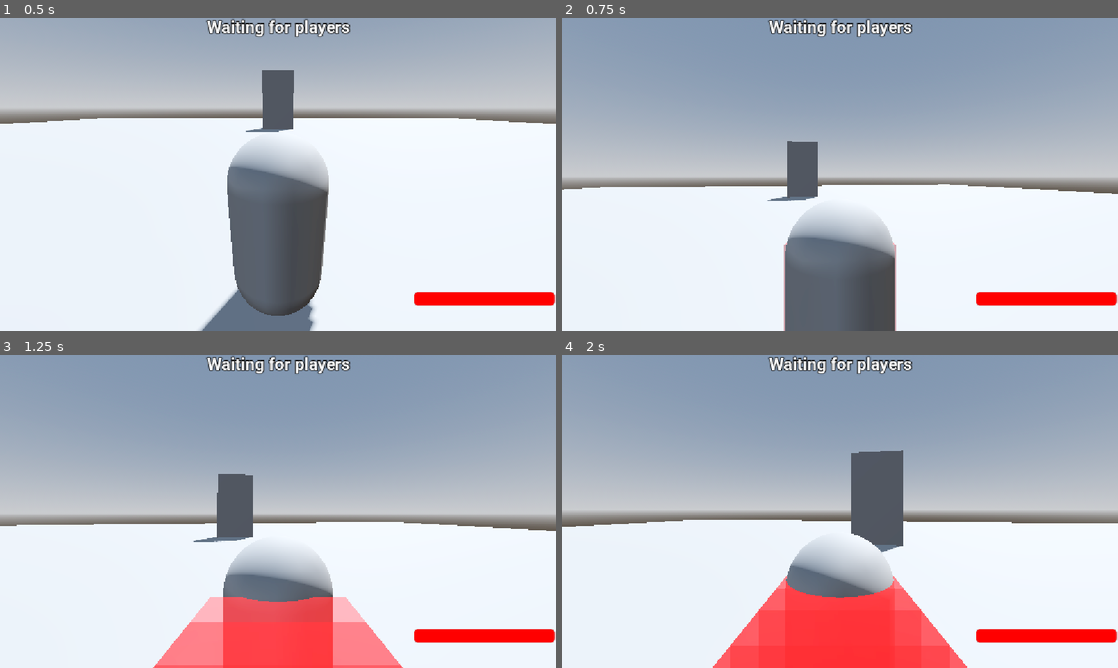
Above: before the commit, frames 1-4 (two rows, left to right).
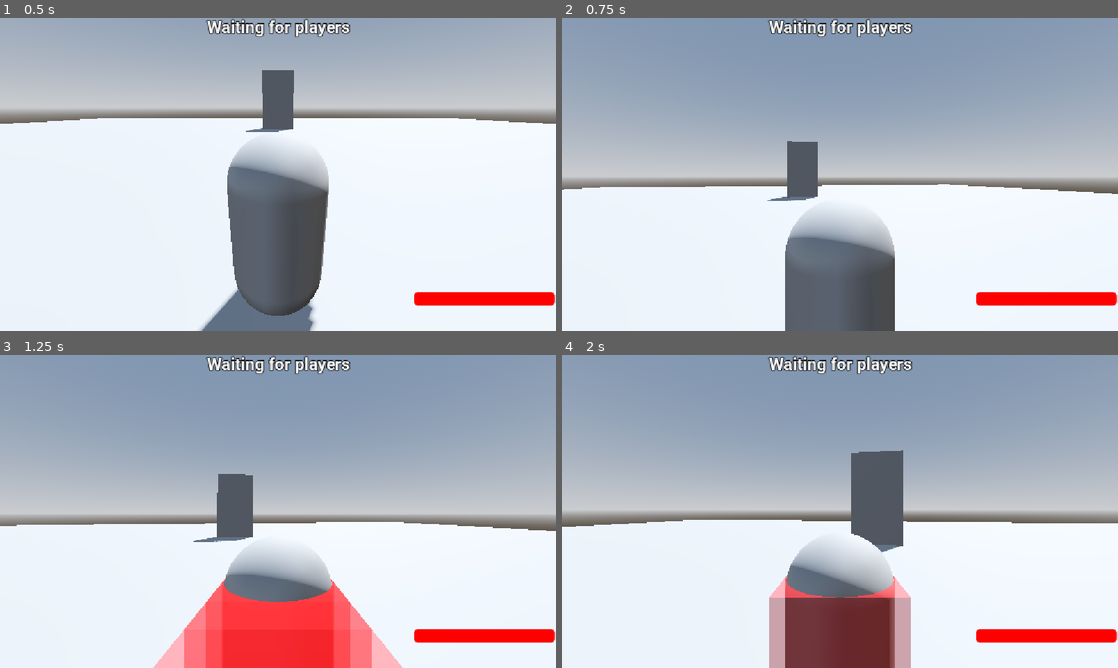
Above: after the commit, the same moments.

Repository: Virus01Official/forgotten_rewrite
Game: Godot game, scene res://main.tscn
Same seed, same stepped clock (60 frames per second), same inputs: the game is played once before the commit and once after it.
Inputs (mouse positions are in pixels of both pictures, inside the frame that each line leads up to):
- Up to frame 1 (0.5 s): no input
- Up to frame 2 (0.75 s): move the mouse to (867, 174) at 0.52 s; hold Up (ui_up) from 0.53 s (still down); click (867, 174) at 0.6 s
- Up to frame 3 (1.25 s): keep holding Up (ui_up)
- Up to frame 4 (2 s): keep holding Up (ui_up); move the mouse to (812, 511) at 1.27 s; tap Q (Ability1) at 1.35 s; click (812, 511) at 1.55 s

Frame 1 is identical in both runs. In frame 2, 0.1% of the frame differs, in the area x 39-61%, y 71-100%; in frame 3, 4.4%; in frame 4, 8.3%, in the area x 27-73%, y 71-100%.

Commit message:
added more stab/slashes

Diff:
--- a/data/killers/envy.json
+++ b/data/killers/envy.json
@@ -23,6 +23,14 @@
   },
   "abilities": [
 	{
+	  "id": "primary",
+	  "name": "Stab",
+	  "icon": "res://assets/textures/abilityTemplate.png",
+	  "cooldown": 2.0,
+	  "type": "envy_slash",
+	  "damage": 20
+	},
+	{
 	  "id": "ability1",
 	  "name": "Void Grasp",
 	  "icon": "res://assets/textures/abilityTemplate.png",
--- a/data/killers/yixi.json
+++ b/data/killers/yixi.json
@@ -23,10 +23,18 @@
   },
   "abilities": [
 	{
+	  "id": "primary",
+	  "name": "Slash",
+	  "icon": "res://assets/textures/abilityTemplate.png",
+	  "cooldown": 2.0,
+	  "type": "slash",
+	  "damage": 20
+	},
+	{
 	  "id": "ability1",
 	  "name": "Behead",
 	  "icon": "res://assets/textures/abilityTemplate.png",
-	  "cooldown": 0.0,
+	  "cooldown": 15.0,
 	  "type": "behead",
 	  "damage": 25
 	},
--- a/scripts/ability_component.gd
+++ b/scripts/ability_component.gd
@@ -10,6 +10,9 @@
 var explodeSFX = preload("res://assets/sfx/test.ogg")
 var gunDestroyed = false
 
+var slash_sfx = preload("res://assets/sfx/Slash_swing.ogg")
+var envy_sfx = preload("res://assets/sfx/Noli_stab.mp3")
+
 var _dash_active := false
 #var _dash_timer := 0.0
 #var _dash_speed := 0.0
@@ -18,6 +21,22 @@
 func _activate_ability(ability: String) -> void:
 	if ability == "slash":
 		var hit_flag: Array = []
+		$"../SFX".stream = slash_sfx
+		$"../SFX".play()
+		await get_tree().create_timer(0.3).timeout
+		for i in range(5):
+			var spawn_pos = $"..".global_position + -$"..".transform.basis.z * 1.0
+			spawn_pos.y -= 0.9
+			$"../..".add_hitbox(
+				$"..".hitboxes, spawn_pos, hit_flag, 25, "survivor", Vector3(1.0,1.0,1.0), $".."
+			)
+			await get_tree().create_timer(0.05).timeout
+
+	elif ability == "envy_slash":
+		var hit_flag: Array = []
+		$"../SFX".stream = envy_sfx
+		$"../SFX".play()
+		await get_tree().create_timer(0.3).timeout
 		for i in range(5):
 			var spawn_pos = $"..".global_position + -$"..".transform.basis.z * 1.0
 			spawn_pos.y -= 0.9
@@ -226,6 +245,11 @@
 		var dash_duration := 0.15
 		var elapsed := 0.0
 
+		$"../SFX".stream = slash_sfx
+		$"../SFX".play()
+
+		await get_tree().create_timer(0.3).timeout
+
 		while elapsed < dash_duration:
 			var delta = get_physics_process_delta_time()
 			elapsed += delta
--- a/scripts/player.gd
+++ b/scripts/player.gd
@@ -21,6 +21,7 @@
 
 var stunned = false
 
+var equipped_attack = {}
 var equipped_ability1 = {}
 var equipped_ability2 = {}
 var equipped_ability3 = {}
@@ -88,6 +89,7 @@
 
 func _refresh_abilities() -> void:
 	if is_Killer:
+		equipped_attack = Ability_Component.get_killer_ability("primary", equipped_killer)
 		equipped_ability1 = Ability_Component.get_killer_ability("ability1", equipped_killer)
 		equipped_ability2 = Ability_Component.get_killer_ability("ability2", equipped_killer)
 		if Ability_Component.has_ability("ability3", equipped_killer):
@@ -183,10 +185,13 @@
 		else:
 			camera.current = true
 
-	if Input.is_action_just_pressed("Attack") and not usingAbility and not _is_on_cooldown("Attack") and is_Killer:
-		_start_cooldown("Attack", COOLDOWN_ATTACK)
-		usingAbility = true
-		Ability_Component._activate_ability("slash")
+	if Input.is_action_just_pressed("Attack") and not usingAbility and not _is_on_cooldown(equipped_attack.get("name", "Attack")) and is_Killer:
+		var ability_type = equipped_attack.get("type", "")
+		var ability_name = equipped_attack.get("name", "Attack")
+		var cooldown_duration = equipped_attack.get("cooldown", COOLDOWN_ATTACK)
+		Ability_Component._activate_ability(ability_type)
+		_start_cooldown(ability_name, cooldown_duration)
+		usingAbility = true
 		await get_tree().create_timer(0.5).timeout
 		abilityTimer_timeout()
 
Not shown, added: assets/sfx/Noli_stab.mp3.import
Not shown, added: assets/sfx/Slash_swing.ogg.import
Not shown, added: assets/sfx/Noli_stab.mp3
Not shown, added: assets/sfx/Slash_swing.ogg
